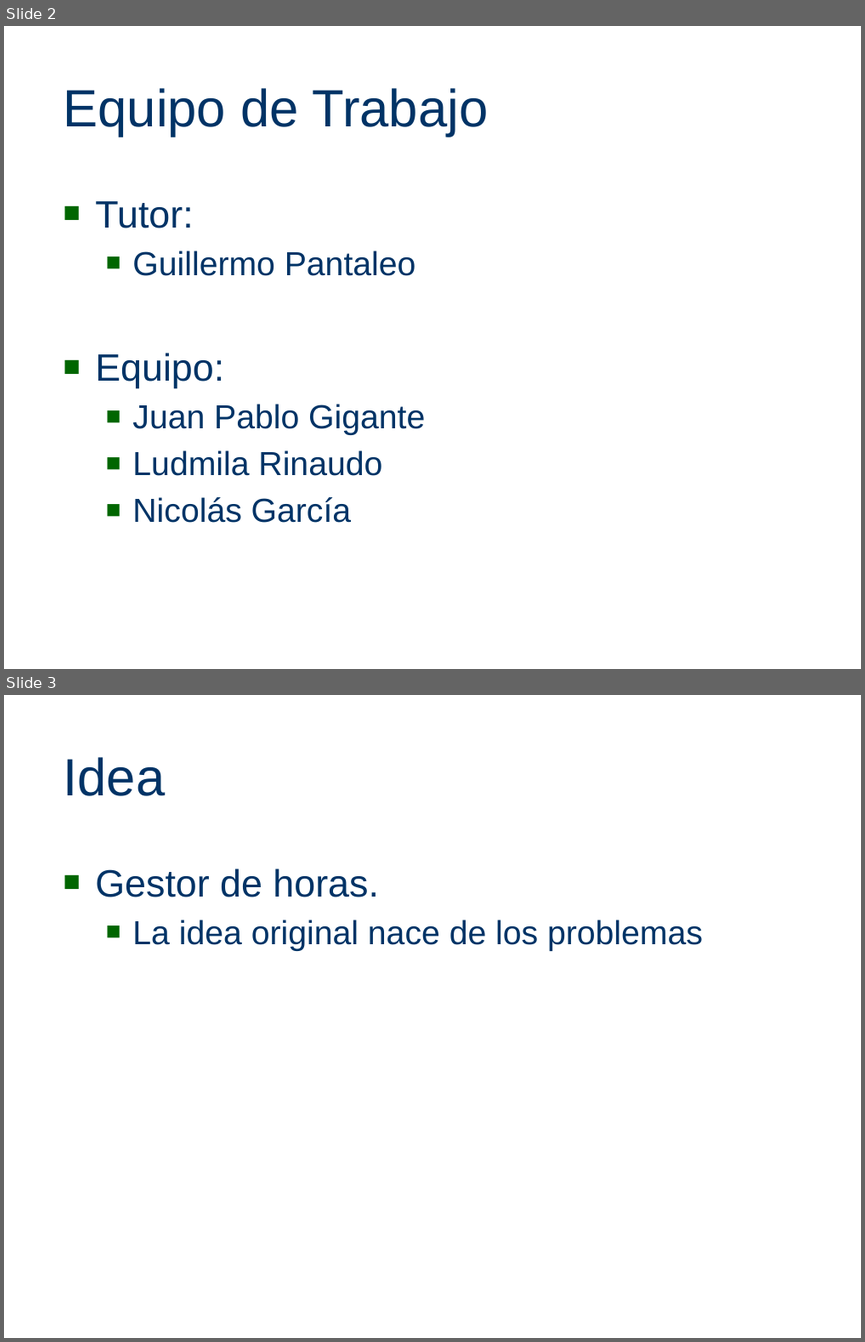
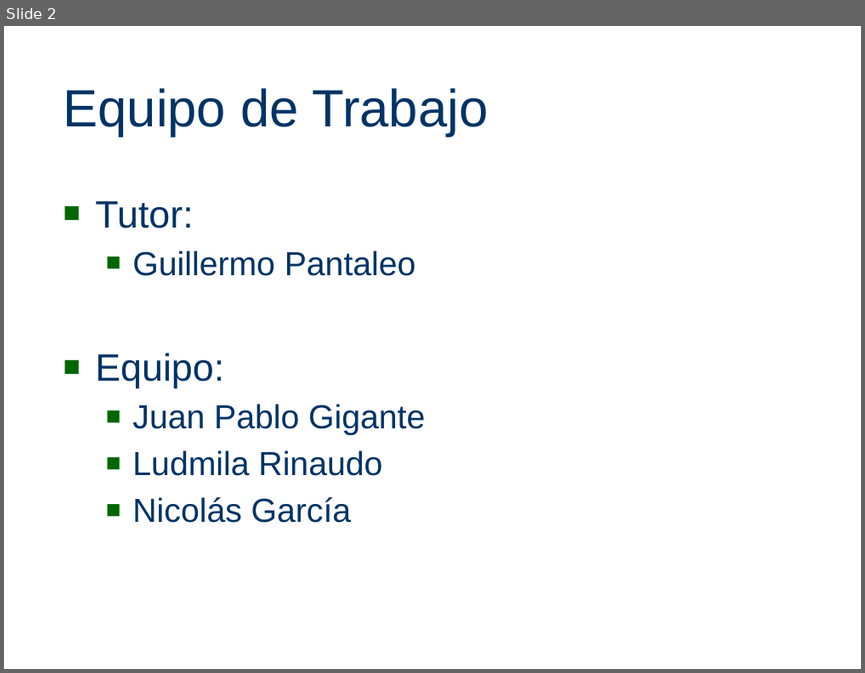
Before and after one commit to joshishimla99/tempore, a slide deck: docs/PresentacionFebrero2011/PresentacionFebrero2011Tempore.pptx. Shown one above the other, each under a label of ours: slides 2 and 3 before the commit, slide 2 after it. The pictures are 865x1342 and 865x673 pixels, drawn with LibreOffice and Linux fonts; fonts in the diff are those of the drawing; background and template pictures are left out. Boxes give left, top, right and bottom in pixels: in the first picture for what was removed or moved away, otherwise in the second. Text is boxed around its words. In the diff, an @@ line names an element or a change of style, - is before the commit and + after.

```diff
--- a/docs/PresentacionFebrero2011/PresentacionFebrero2011Tempore.pptx
+++ b/docs/PresentacionFebrero2011/PresentacionFebrero2011Tempore.pptx
@@ slide 3 removed at box(4, 695, 861, 1338), background picture (left out) @@
@@ title removed at box(64, 757, 166, 796) @@
-Idea
@@ text removed at box(95, 868, 703, 951) @@
-■ Gestor de horas.
-  ■ La idea original nace de los problemas
```
Also in this commit, not shown: 5 slides changed, 2 slides added, 2 other slides removed.
